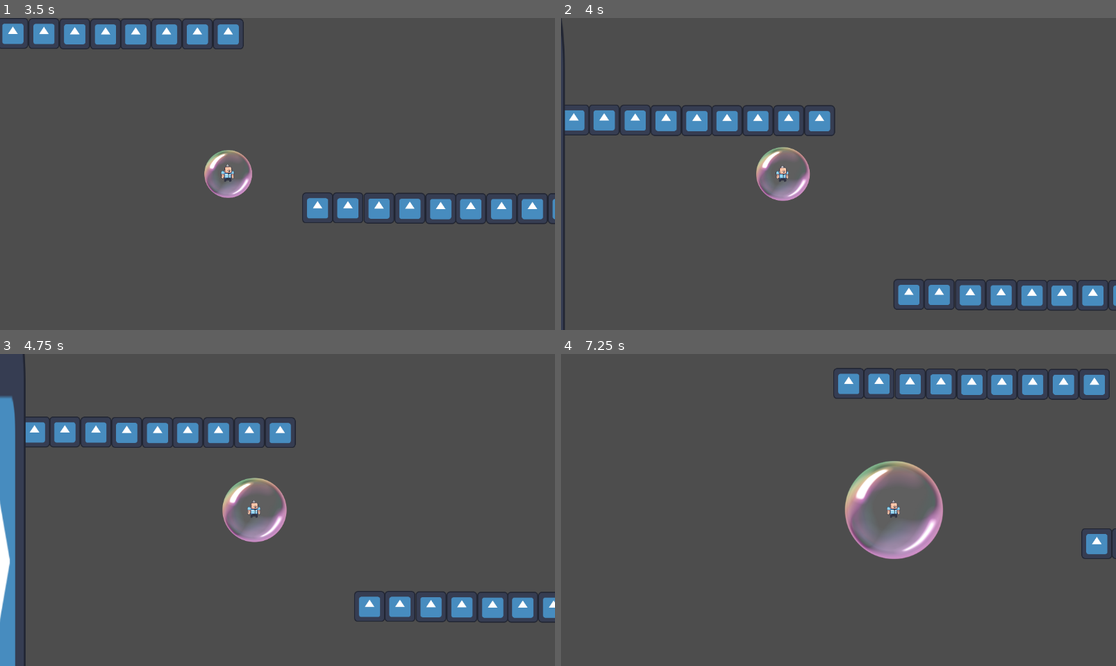
Above: before the commit, frames 1-4 (two rows, left to right).
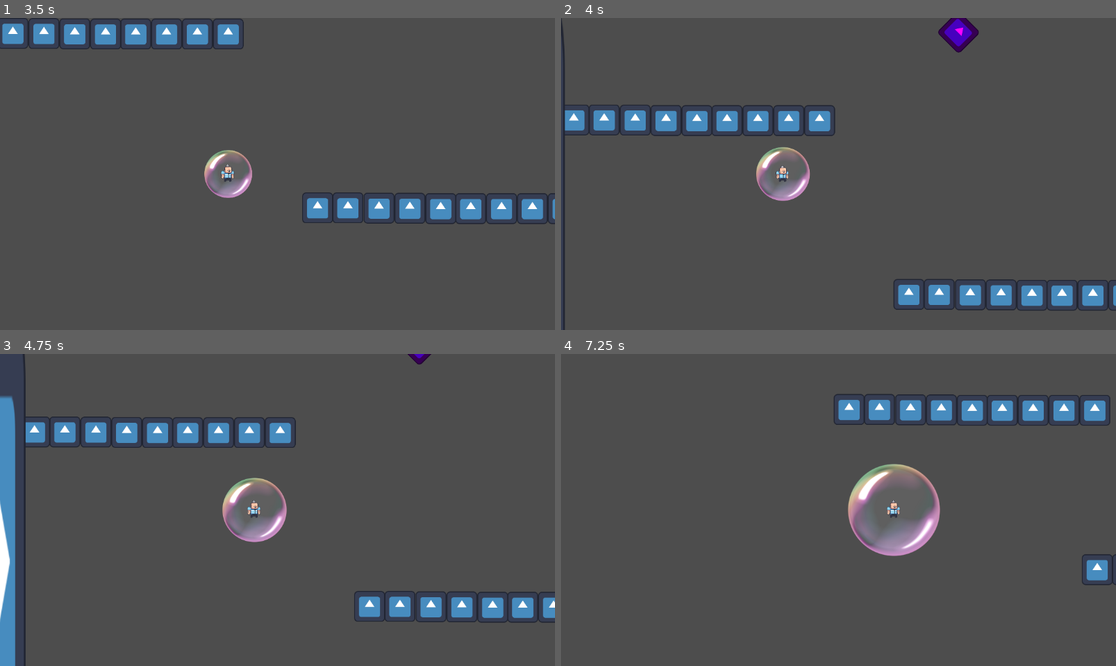
Above: after the commit, the same moments.

Repository: rcgRaf/bubbbleaway
Game: Godot game, scene res://scenes/levels/main_scene.tscn
The game is run twice, just before and just after one commit, with the same random seed, the same clock (stepped at 60 frames per second) and the same inputs. The engine's default icon, where the game draws it, is replaced by a stand-in: a white triangle on a blue panel in a dark square.
Inputs:
- Up to frame 1 (3.5 s): tap Enter (ui_accept) at 0.5, 0.77, 1.52, 3.02 s; hold Right (ui_right) 0.53-2.03 s; hold Left (ui_left) from 2.03 s (still down)
- Up to frame 2 (4 s): keep holding Left (ui_left); tap Enter (ui_accept) at 3.77 s
- Up to frame 3 (4.75 s): release Left (ui_left) at 4.28 s; hold Right (ui_right) from 4.28 s (still down); tap Enter (ui_accept) at 4.52 s
- Up to frame 4 (7.25 s): keep holding Right (ui_right); tap Enter (ui_accept) at 6.02, 6.77 s

Frame 1 is identical in both runs. In frame 2, 0.5% of the frame differs, in the area x 67-76%, y 0-12%; in frame 3, less than 0.1%; in frame 4, 7.7%, in the area x 49-100%, y 4-75%.

Commit message:
Create simple obstacle.

Diff:
--- a/scenes/entities/bubble.tscn
+++ b/scenes/entities/bubble.tscn
@@ -205,7 +205,7 @@
 [node name="AnimatedSprite2D" type="AnimatedSprite2D" parent="."]
 position = Vector2(4, -4)
 sprite_frames = SubResource("SpriteFrames_yjose")
-frame_progress = 0.529492
+frame_progress = 0.778659
 
 [node name="player_sprite" type="Sprite2D" parent="."]
 
--- /dev/null
+++ b/scenes/environment/obstacle.tscn
@@ -0,0 +1,23 @@
+[gd_scene load_steps=4 format=3 uid="uid://ckqfaknwkyly6"]
+
+[ext_resource type="Texture2D" uid="uid://bv3gofmfn08d6" path="res://icon.svg" id="1_iiqpo"]
+[ext_resource type="Script" path="res://scripts/obstacle.gd" id="1_n3tn4"]
+
+[sub_resource type="RectangleShape2D" id="RectangleShape2D_kvv6u"]
+size = Vector2(120, 120)
+
+[node name="Obstacle" type="Area2D"]
+script = ExtResource("1_n3tn4")
+
+[node name="Sprite2D" type="Sprite2D" parent="."]
+self_modulate = Color(1, 0, 1, 1)
+rotation = 0.785398
+scale = Vector2(1, 1)
+texture = ExtResource("1_iiqpo")
+
+[node name="CollisionShape2D" type="CollisionShape2D" parent="."]
+rotation = 0.785398
+scale = Vector2(1, 1)
+shape = SubResource("RectangleShape2D_kvv6u")
+
+[connection signal="body_entered" from="." to="." method="_on_body_entered"]
--- a/scenes/levels/main_scene.tscn
+++ b/scenes/levels/main_scene.tscn
@@ -1,7 +1,8 @@
-[gd_scene load_steps=3 format=3 uid="uid://kb0vxf65ltfk"]
+[gd_scene load_steps=4 format=3 uid="uid://kb0vxf65ltfk"]
 
 [ext_resource type="PackedScene" uid="uid://bbwdrl2v6xq4g" path="res://scenes/environment/walls.tscn" id="1_fheeb"]
 [ext_resource type="PackedScene" uid="uid://ksvvqbt444m" path="res://scenes/entities/bubble.tscn" id="2_dk1o0"]
+[ext_resource type="PackedScene" uid="uid://ckqfaknwkyly6" path="res://scenes/environment/obstacle.tscn" id="3_x8s2f"]
 
 [node name="Game" type="Node2D"]
 
@@ -712,3 +713,8 @@
 
 [node name="Node2D20" parent="Node2D2/Ceiling11" instance=ExtResource("1_fheeb")]
 position = Vector2(1021, 74)
+
+[node name="Obstacles" type="Node2D" parent="."]
+
+[node name="test obstacle" parent="Obstacles" instance=ExtResource("3_x8s2f")]
+position = Vector2(727, -1105)
--- /dev/null
+++ b/scripts/obstacle.gd
@@ -0,0 +1,7 @@
+extends Area2D
+
+func _on_body_entered(body: Node2D) -> void:
+	if body is PlayerController:
+		var playerBubble = body as PlayerController
+		playerBubble.set_bubble_scale(playerBubble.get_bubble_scale() / 2.0)
+	pass # Replace with function body.
--- a/scripts/player/bubble.gd
+++ b/scripts/player/bubble.gd
@@ -1,4 +1,5 @@
 extends CharacterBody2D
+class_name PlayerController
 
 @onready var collision_shape := $BubbleCollisionShape
 @onready var bubble_particles := $BubbleCollisionShape/CPUParticles2D
